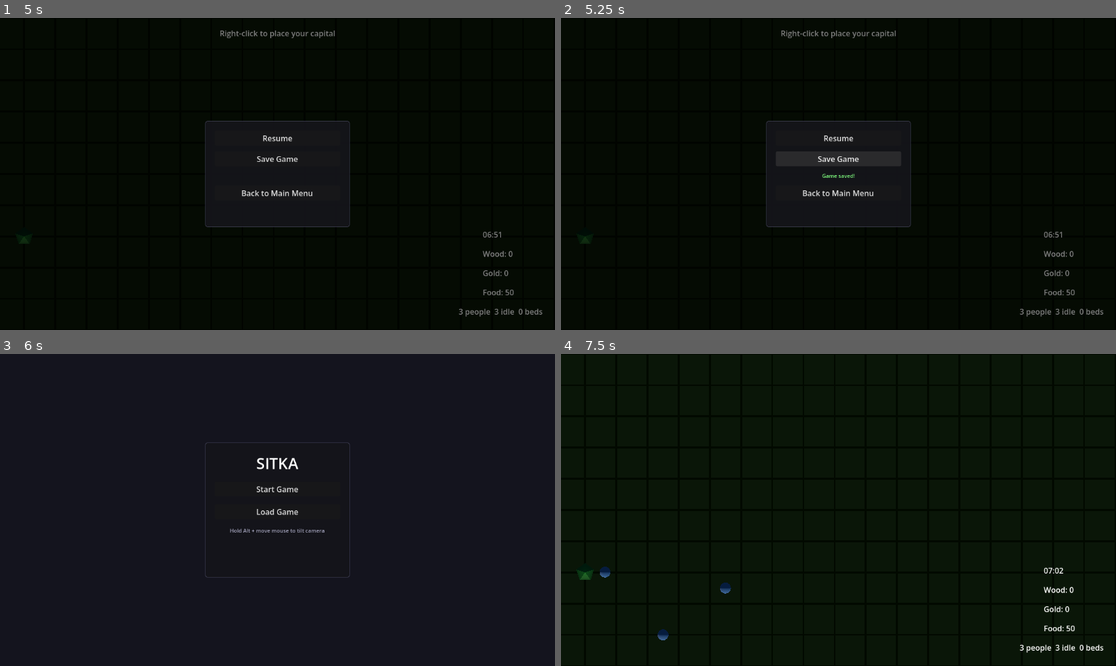
Above: before the commit, frames 1-4 (two rows, left to right).
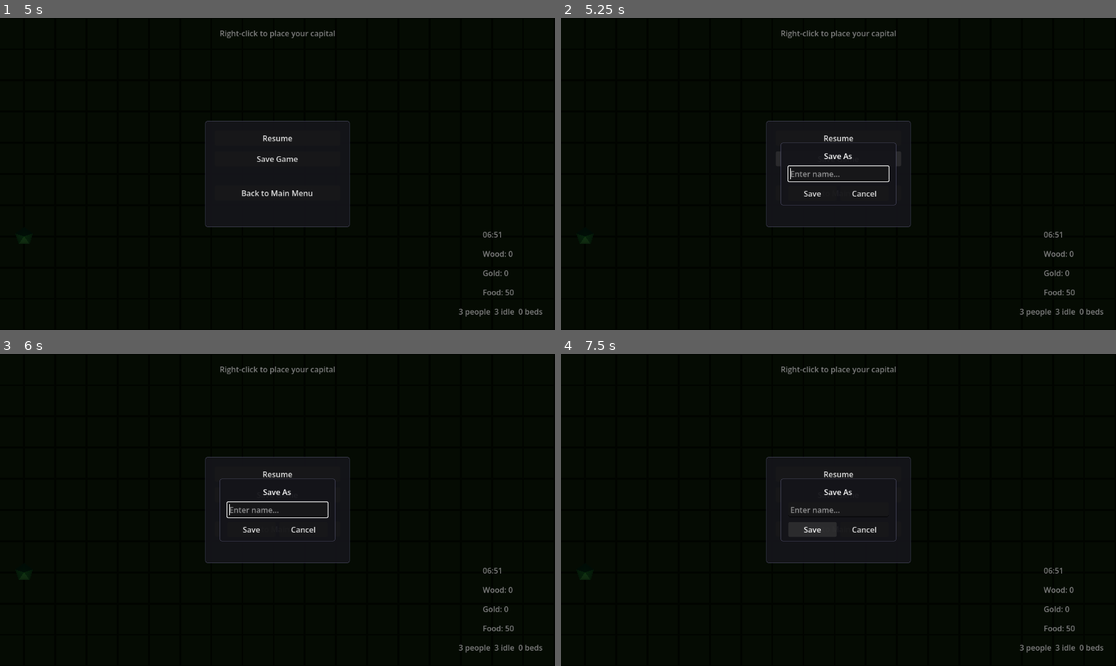
Above: after the commit, the same moments.

Repository: forsman5/sitka
Game: Godot game, scene res://scenes/ui/main_menu.tscn
Same seed, same stepped clock (60 frames per second), same inputs: the game is played once before the commit and once after it.
Inputs (mouse positions are in pixels of both pictures, inside the frame that each line leads up to):
- Up to frame 1 (5 s): click "Start Game" at 0.5 s; tap Enter every 0.75 s from 1.25 to 4.25 s; move the mouse to (399, 158) at 1.27 s; hold Right (ui_right) 1.28-2 s; hold Alt 1.28-2 s; click (399, 158) at 1.42 s; drag from (166, 189) to (249, 236) at 2.02 s; move the mouse to (333, 105) at 2.77 s; hold Right (ui_right) 2.78-3.5 s; hold Alt 2.78-3.5 s; drag from (249, 236) to (111, 127) at 3.52 s; move the mouse to (444, 220) at 4.27 s; hold Left (ui_left) from 4.28 s (still down); hold Alt from 4.28 s (still down); tap Escape at 4.9 s
- Up to frame 2 (5.25 s): release Left (ui_left) at 5 s; release Alt at 5 s; click "Save Game" at 5 s
- Up to frame 3 (6 s): click "Back to Main Menu" at 5.75 s
- Up to frame 4 (7.5 s): click (838, 513) at 6.5 s, where only the run before the commit has a clickable "Load Game"; click (810, 528) at 7.25 s, where only the run after the commit has a clickable "Save"

Frame 1 is identical in both runs. In frame 2, 0.7% of the frame differs, in the area x 39-61%, y 39-61%; in frame 3, 90%, in the area x 0-100%, y 0-100%; in frame 4, 2.3%.

Commit message:
Add named multi-slot saves with load selection screen
Replaces the single-slot save with per-name JSON files under
user://saves/. Escape menu Save button opens a name dialog pre-filled
with the current session's save name (blank for new games). Overwriting
an existing slot prompts for confirmation. Main menu and game over Load
buttons navigate to a new load_game.tscn screen listing all saves
newest-first with gold/wood and local date. Fixes UTC date display by
capturing local datetime at save time.

Co-Authored-By: Claude Sonnet 4.6 <noreply@anthropic.com>

Diff:
--- a/scenes/ui/escape_menu.tscn
+++ b/scenes/ui/escape_menu.tscn
@@ -64,6 +64,87 @@
 [node name="MainMenuButton" type="Button" parent="Overlay/Panel/VBox"]
 text = "Back to Main Menu"
 
+[node name="NameDialog" type="Panel" parent="Overlay"]
+visible = false
+anchor_left = 0.5
+anchor_top = 0.5
+anchor_right = 0.5
+anchor_bottom = 0.5
+offset_left = -120.0
+offset_top = -65.0
+offset_right = 120.0
+offset_bottom = 65.0
+theme_override_styles/panel = SubResource("PanelStyle_1")
+
+[node name="VBox" type="VBoxContainer" parent="Overlay/NameDialog"]
+anchor_right = 1.0
+anchor_bottom = 1.0
+offset_left = 16.0
+offset_top = 16.0
+offset_right = -16.0
+offset_bottom = -16.0
+theme_override_constants/separation = 10
+
+[node name="NameDialogLabel" type="Label" parent="Overlay/NameDialog/VBox"]
+text = "Save As"
+horizontal_alignment = 1
+
+[node name="NameInput" type="LineEdit" parent="Overlay/NameDialog/VBox"]
+placeholder_text = "Enter name..."
+
+[node name="HBox" type="HBoxContainer" parent="Overlay/NameDialog/VBox"]
+theme_override_constants/separation = 8
+
+[node name="OKButton" type="Button" parent="Overlay/NameDialog/VBox/HBox"]
+size_flags_horizontal = 3
+text = "Save"
+
+[node name="CancelButton" type="Button" parent="Overlay/NameDialog/VBox/HBox"]
+size_flags_horizontal = 3
+text = "Cancel"
+
+[node name="ConfirmDialog" type="Panel" parent="Overlay"]
+visible = false
+anchor_left = 0.5
+anchor_top = 0.5
+anchor_right = 0.5
+anchor_bottom = 0.5
+offset_left = -120.0
+offset_top = -55.0
+offset_right = 120.0
+offset_bottom = 55.0
+theme_override_styles/panel = SubResource("PanelStyle_1")
+
+[node name="VBox" type="VBoxContainer" parent="Overlay/ConfirmDialog"]
+anchor_right = 1.0
+anchor_bottom = 1.0
+offset_left = 16.0
+offset_top = 16.0
+offset_right = -16.0
+offset_bottom = -16.0
+theme_override_constants/separation = 10
+
+[node name="ConfirmLabel" type="Label" parent="Overlay/ConfirmDialog/VBox"]
+text = "Overwrite?"
+horizontal_alignment = 1
+autowrap_mode = 3
+
+[node name="HBox" type="HBoxContainer" parent="Overlay/ConfirmDialog/VBox"]
+theme_override_constants/separation = 8
+
+[node name="YesButton" type="Button" parent="Overlay/ConfirmDialog/VBox/HBox"]
+size_flags_horizontal = 3
+text = "Overwrite"
+
+[node name="NoButton" type="Button" parent="Overlay/ConfirmDialog/VBox/HBox"]
+size_flags_horizontal = 3
+text = "Cancel"
+
 [connection signal="pressed" from="Overlay/Panel/VBox/ResumeButton" to="." method="_on_resume_pressed"]
 [connection signal="pressed" from="Overlay/Panel/VBox/SaveButton" to="." method="_on_save_pressed"]
 [connection signal="pressed" from="Overlay/Panel/VBox/MainMenuButton" to="." method="_on_main_menu_pressed"]
+[connection signal="pressed" from="Overlay/NameDialog/VBox/HBox/OKButton" to="." method="_on_save_ok_pressed"]
+[connection signal="pressed" from="Overlay/NameDialog/VBox/HBox/CancelButton" to="." method="_on_save_cancel_pressed"]
+[connection signal="text_submitted" from="Overlay/NameDialog/VBox/NameInput" to="." method="_on_name_submitted"]
+[connection signal="pressed" from="Overlay/ConfirmDialog/VBox/HBox/YesButton" to="." method="_on_confirm_yes_pressed"]
+[connection signal="pressed" from="Overlay/ConfirmDialog/VBox/HBox/NoButton" to="." method="_on_confirm_no_pressed"]
--- /dev/null
+++ b/scenes/ui/load_game.tscn
@@ -0,0 +1,63 @@
+[gd_scene load_steps=3 format=3]
+
+[ext_resource type="Script" path="res://scripts/ui/load_game.gd" id="1_load_game"]
+
+[sub_resource type="StyleBoxFlat" id="PanelStyle_1"]
+bg_color = Color(0.08, 0.08, 0.1, 0.95)
+border_width_left = 1
+border_width_top = 1
+border_width_right = 1
+border_width_bottom = 1
+border_color = Color(0.3, 0.3, 0.4, 0.8)
+corner_radius_top_left = 4
+corner_radius_top_right = 4
+corner_radius_bottom_left = 4
+corner_radius_bottom_right = 4
+
+[node name="LoadGame" type="Control"]
+anchor_right = 1.0
+anchor_bottom = 1.0
+script = ExtResource("1_load_game")
+
+[node name="Background" type="ColorRect" parent="."]
+anchor_right = 1.0
+anchor_bottom = 1.0
+color = Color(0.08, 0.08, 0.12, 1)
+
+[node name="Panel" type="Panel" parent="."]
+anchor_left = 0.5
+anchor_top = 0.5
+anchor_right = 0.5
+anchor_bottom = 0.5
+offset_left = -190.0
+offset_top = -160.0
+offset_right = 190.0
+offset_bottom = 160.0
+theme_override_styles/panel = SubResource("PanelStyle_1")
+
+[node name="VBox" type="VBoxContainer" parent="Panel"]
+anchor_right = 1.0
+anchor_bottom = 1.0
+offset_left = 20.0
+offset_top = 20.0
+offset_right = -20.0
+offset_bottom = -20.0
+theme_override_constants/separation = 12
+
+[node name="TitleLabel" type="Label" parent="Panel/VBox"]
+text = "Load Game"
+horizontal_alignment = 1
+theme_override_font_sizes/font_size = 24
+
+[node name="ScrollContainer" type="ScrollContainer" parent="Panel/VBox"]
+size_flags_vertical = 3
+custom_minimum_size = Vector2(0, 200)
+
+[node name="SaveList" type="VBoxContainer" parent="Panel/VBox/ScrollContainer"]
+size_flags_horizontal = 3
+theme_override_constants/separation = 6
+
+[node name="BackButton" type="Button" parent="Panel/VBox"]
+text = "Back"
+
+[connection signal="pressed" from="Panel/VBox/BackButton" to="." method="_on_back_pressed"]
--- a/scripts/global/game_state.gd
+++ b/scripts/global/game_state.gd
@@ -14,6 +14,7 @@
 @export var ship_cost: int = 50
 var time_of_day: float = 0.25
 var pending_load: Dictionary = {}
+var current_save_name: String = ""
 
 var player_gold: int = 0:
 	set(value):
@@ -36,3 +37,4 @@
 	player_food = 50
 	game_speed = 1.0
 	time_of_day = 0.25
+	current_save_name = ""
--- a/scripts/global/save_load.gd
+++ b/scripts/global/save_load.gd
@@ -1,6 +1,6 @@
 extends Node
 
-const SAVE_PATH := "user://sitka_save.json"
+const SAVE_DIR := "user://saves/"
 
 const BUILDING_SCENES := {
 	"Capital":      "res://scenes/entities/building/capital.tscn",
@@ -21,13 +21,62 @@
 	3: "res://scenes/entities/resource_node_gold.tscn",
 }
 
+func save_exists(display_name: String) -> bool:
+	return FileAccess.file_exists(SAVE_DIR + _to_filename(display_name) + ".json")
+
 func has_save() -> bool:
-	return FileAccess.file_exists(SAVE_PATH)
+	if not DirAccess.dir_exists_absolute(SAVE_DIR):
+		return false
+	var dir := DirAccess.open(SAVE_DIR)
+	if dir == null:
+		return false
+	dir.list_dir_begin()
+	var fname := dir.get_next()
+	while fname != "":
+		if fname.ends_with(".json"):
+			dir.list_dir_end()
+			return true
+		fname = dir.get_next()
+	dir.list_dir_end()
+	return false
 
-func save_game(scene_root: Node) -> void:
+func get_save_list() -> Array:
+	var list: Array = []
+	if not DirAccess.dir_exists_absolute(SAVE_DIR):
+		return list
+	var dir := DirAccess.open(SAVE_DIR)
+	if dir == null:
+		return list
+	dir.list_dir_begin()
+	var fname := dir.get_next()
+	while fname != "":
+		if fname.ends_with(".json"):
+			var f := FileAccess.open(SAVE_DIR + fname, FileAccess.READ)
+			if f:
+				var data = JSON.parse_string(f.get_as_text())
+				f.close()
+				if data is Dictionary:
+					list.append({
+						"filename":    fname,
+						"name":        data.get("name", fname.trim_suffix(".json")),
+						"saved_at":    int(data.get("saved_at", 0)),
+						"saved_local": data.get("saved_local", {}),
+						"game_state":  data.get("game_state", {}),
+					})
+		fname = dir.get_next()
+	dir.list_dir_end()
+	list.sort_custom(func(a, b): return a["saved_at"] > b["saved_at"])
+	return list
+
+func save_game(scene_root: Node, display_name: String) -> void:
+	DirAccess.make_dir_recursive_absolute(SAVE_DIR)
+	var filename := _to_filename(display_name) + ".json"
 	var trade_routes := scene_root.get_tree().get_nodes_in_group("trade_routes")
 	var data := {
-		"version": 1,
+		"version":    1,
+		"name":       display_name,
+		"saved_at":   Time.get_unix_time_from_system(),
+		"saved_local": Time.get_datetime_dict_from_system(false),
 		"game_state": _pack_game_state(),
 		"camera":     _pack_camera(scene_root),
 		"persons":    _pack_group("persons", scene_root),
@@ -36,18 +85,29 @@
 		"resource_nodes": _pack_group("resource_nodes", scene_root),
 		"ships":      _pack_ships(scene_root, trade_routes),
 	}
-	var f := FileAccess.open(SAVE_PATH, FileAccess.WRITE)
+	var f := FileAccess.open(SAVE_DIR + filename, FileAccess.WRITE)
 	f.store_string(JSON.stringify(data, "\t"))
 	f.close()
 
-func load_game() -> Dictionary:
-	if not has_save():
+func load_game(filename: String) -> Dictionary:
+	var path := SAVE_DIR + filename
+	if not FileAccess.file_exists(path):
 		return {}
-	var f := FileAccess.open(SAVE_PATH, FileAccess.READ)
+	var f := FileAccess.open(path, FileAccess.READ)
 	var text := f.get_as_text()
 	f.close()
 	var result = JSON.parse_string(text)
 	return result if result is Dictionary else {}
+
+func _to_filename(display_name: String) -> String:
+	var s := display_name.strip_edges().left(64).replace(" ", "_")
+	var result := ""
+	for ch in s:
+		var code := ch.unicode_at(0)
+		if (code >= 48 and code <= 57) or (code >= 65 and code <= 90) \
+				or (code >= 97 and code <= 122) or ch == "_" or ch == "-":
+			result += ch
+	return result if result.length() > 0 else "save"
 
 func _pack_game_state() -> Dictionary:
 	return {
--- a/scripts/ui/escape_menu.gd
+++ b/scripts/ui/escape_menu.gd
@@ -2,10 +2,19 @@
 
 @onready var _overlay: Control = $Overlay
 @onready var _saved_label: Label = $Overlay/Panel/VBox/SavedLabel
+@onready var _name_dialog: Panel = $Overlay/NameDialog
+@onready var _name_input: LineEdit = $Overlay/NameDialog/VBox/NameInput
+@onready var _confirm_dialog: Panel = $Overlay/ConfirmDialog
+@onready var _confirm_label: Label = $Overlay/ConfirmDialog/VBox/ConfirmLabel
 
 func _unhandled_input(event: InputEvent) -> void:
 	if event is InputEventKey and event.keycode == KEY_ESCAPE and event.pressed and not event.is_echo():
-		show_toggle()
+		if _confirm_dialog.visible:
+			_on_confirm_no_pressed()
+		elif _name_dialog.visible:
+			_on_save_cancel_pressed()
+		else:
+			show_toggle()
 		get_viewport().set_input_as_handled()
 
 func show_toggle() -> void:
@@ -18,7 +27,40 @@
 	get_tree().paused = false
 
 func _on_save_pressed() -> void:
-	SaveLoad.save_game(get_tree().current_scene)
+	_name_input.text = GameState.current_save_name
+	_name_dialog.visible = true
+	_name_input.grab_focus()
+	_name_input.select_all()
+
+func _on_save_ok_pressed() -> void:
+	var save_name := _name_input.text.strip_edges()
+	if save_name.is_empty():
+		return
+	if SaveLoad.save_exists(save_name):
+		_confirm_label.text = "Overwrite \"%s\"?" % save_name
+		_name_dialog.visible = false
+		_confirm_dialog.visible = true
+	else:
+		_name_dialog.visible = false
+		_do_save(save_name)
+
+func _on_confirm_yes_pressed() -> void:
+	_confirm_dialog.visible = false
+	_do_save(_name_input.text.strip_edges())
+
+func _on_confirm_no_pressed() -> void:
+	_confirm_dialog.visible = false
+	_name_dialog.visible = true
+
+func _on_save_cancel_pressed() -> void:
+	_name_dialog.visible = false
+
+func _on_name_submitted(_text: String) -> void:
+	_on_save_ok_pressed()
+
+func _do_save(save_name: String) -> void:
+	GameState.current_save_name = save_name
+	SaveLoad.save_game(get_tree().current_scene, save_name)
 	_saved_label.modulate.a = 1.0
 	var tween := create_tween()
 	tween.tween_property(_saved_label, "modulate:a", 0.0, 1.5).set_delay(0.5)
--- a/scripts/ui/game_over.gd
+++ b/scripts/ui/game_over.gd
@@ -10,5 +10,4 @@
 	get_tree().change_scene_to_file("res://scenes/ui/main_menu.tscn")
 
 func _on_load_pressed() -> void:
-	GameState.pending_load = SaveLoad.load_game()
-	get_tree().change_scene_to_file("res://scenes/world/world.tscn")
+	get_tree().change_scene_to_file("res://scenes/ui/load_game.tscn")
--- /dev/null
+++ b/scripts/ui/load_game.gd
@@ -0,0 +1,37 @@
+extends Control
+
+@onready var _save_list: VBoxContainer = $Panel/VBox/ScrollContainer/SaveList
+
+func _ready() -> void:
+	get_tree().paused = false
+	var saves := SaveLoad.get_save_list()
+	if saves.is_empty():
+		var lbl := Label.new()
+		lbl.text = "No saves found."
+		lbl.horizontal_alignment = HORIZONTAL_ALIGNMENT_CENTER
+		lbl.modulate = Color(0.65, 0.65, 0.75, 1)
+		_save_list.add_child(lbl)
+		return
+	for entry in saves:
+		var gs: Dictionary = entry.get("game_state", {})
+		var local: Dictionary = entry.get("saved_local", {})
+		var date_str := ""
+		if not local.is_empty():
+			date_str = "  %d/%d" % [int(local.get("month", 0)), int(local.get("day", 0))]
+		var btn := Button.new()
+		btn.text = "%s  |  Gold: %d  Wood: %d%s" % [
+			entry["name"], int(gs.get("gold", 0)), int(gs.get("wood", 0)), date_str
+		]
+		btn.alignment = HORIZONTAL_ALIGNMENT_LEFT
+		btn.size_flags_horizontal = Control.SIZE_EXPAND_FILL
+		btn.pressed.connect(_on_save_selected.bind(entry["filename"]))
+		_save_list.add_child(btn)
+
+func _on_save_selected(filename: String) -> void:
+	var data := SaveLoad.load_game(filename)
+	GameState.pending_load = data
+	GameState.current_save_name = data.get("name", "")
+	get_tree().change_scene_to_file("res://scenes/world/world.tscn")
+
+func _on_back_pressed() -> void:
+	get_tree().change_scene_to_file("res://scenes/ui/main_menu.tscn")
--- a/scripts/ui/main_menu.gd
+++ b/scripts/ui/main_menu.gd
@@ -10,5 +10,4 @@
 	get_tree().change_scene_to_file("res://scenes/world/world.tscn")
 
 func _on_load_pressed() -> void:
-	GameState.pending_load = SaveLoad.load_game()
-	get_tree().change_scene_to_file("res://scenes/world/world.tscn")
+	get_tree().change_scene_to_file("res://scenes/ui/load_game.tscn")
Not shown, added: scripts/ui/load_game.gd.uid
